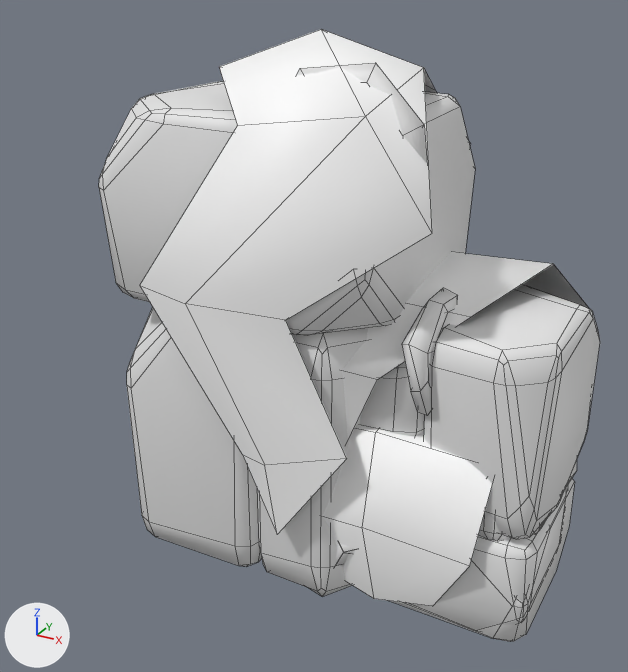
A saved change to the Blender file assets/models/environment/gridmap_meshlib.blend.
Camera for both pictures: a 50 mm lens placed at (2.95, -5.0, 4.11), pointed at (0.01, 0.34, 1.44). The lights are fixed; the arrows at lower left show +X, +Y and +Z. Mesh edges are drawn as thin lines. Objects named as collision shapes, trigger or cutter boxes, shadow casters or lower levels of detail are left out.

Objects in the first picture: 'Column', 'Wall_Block_L', 'Wall_Block_low'.
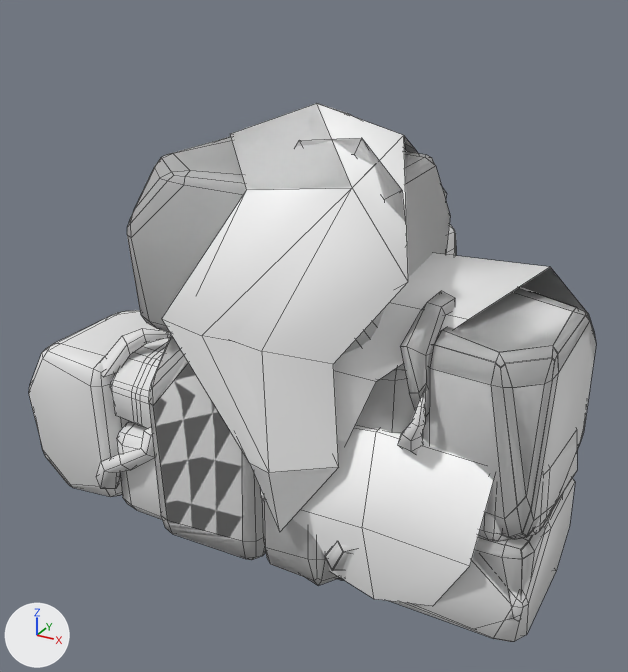
Pixel boxes [x1, y1, x2, y2] of what changed, in the pictures (628 x 672 px):
'Column', mesh rescaled, modifiers changed: before [99, 29, 475, 597]; after [162, 103, 447, 472]
'Column_corner', added: after [127, 103, 594, 620]
    faces in mat_concreate (its picture is missing): [127, 137, 594, 620]
    faces in mat_generate_ruinsleaves: [230, 103, 408, 532]
    faces in mat_bark (its picture is missing): [296, 138, 455, 569]
'Wall_Block_L', mesh rescaled: before [336, 252, 600, 631]; after [333, 253, 596, 620]
'Wall_Block_low_center', added: after [29, 310, 171, 519]
    faces in mat_concreate (its picture is missing): [29, 310, 169, 519]
    faces in mat_bark (its picture is missing): [97, 328, 171, 489]
'Wall_Block_naked', added: after [398, 387, 426, 455]

Patch to the scene script:
```diff
--- a/assets/models/environment/gridmap_meshlib.blend.py
+++ b/assets/models/environment/gridmap_meshlib.blend.py
@@ me_wall_block_l @@
 me_wall_block_l.from_pydata(...)  # 272 vertices, 232 faces; spans x -0.02..2.08, y -0.76..0.8, z -0.01..2.27
+# me_wall_block_l part 1: the whole mesh is scaled about the mesh origin by 0.99
 me_wall_block_l.materials.append(mat_bark)
@@ me_column @@
 me_column.from_pydata(...)  # 205 vertices, 168 faces; spans x -1.2..1.36, y -1.05..1.17, z -0.03..3.69
+# me_column part 2: the whole mesh is scaled about the mesh origin by 0.88
 me_column.materials.append(mat_bark)
@@ ob_column @@
 _m = ob_column.modifiers.new('Bevel', 'BEVEL')
-_m.width = 14.66
-_m.width_pct = 14.66
+_m.width = 15.0
+_m.width_pct = 15.0
 _m.segments = 2
@@ ob_column_corner @@
+ob_column_corner = bpy.data.objects.new('Column_corner', me_column_corner)  # 725 vertices, 622 faces; spans x -1.06..2.06, y -0.93..2.06, z -0.02..3.25; in mat_bark (its picture is missing), mat_concreate (its picture is missing); modifiers BEVEL
+ob_column_corner.location = (0.0, 0.0, 0.0)
@@ ob_wall_block_low_center @@
+ob_wall_block_low_center = bpy.data.objects.new('Wall_Block_low_center', me_wall_block_low_center)  # 171 vertices, 149 faces; spans x -2.16..0.0, y -0.74..0.72, z -0.07..1.55; in mat_bark (its picture is missing), mat_concreate (its picture is missing); modifiers BEVEL
+ob_wall_block_low_center.location = (0.0, 0.0, 0.0)
@@ ob_wall_block_naked @@
+ob_wall_block_naked = bpy.data.objects.new('Wall_Block_naked', me_wall_block_naked)  # 217 vertices, 197 faces; spans x -0.02..2.06, y -0.77..0.81, z -0.01..2.13; in mat_bark (its picture is missing), mat_concreate (its picture is missing); modifiers BEVEL
+ob_wall_block_naked.location = (0.0, 0.0, 0.0)
```
